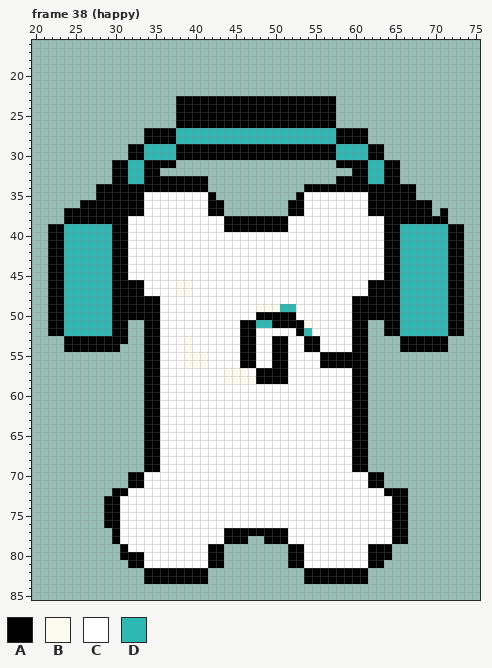
Two versions of one pixel-art file, art/src/bonehead.aseprite. Above: the version before the commit.
96x96 pixels, 74 frames. Shown: frame 38 (happy): x 20..75, y 16..85. The commit also changed other frames, which this record leaves out.
Palette (. is transparent): A #000000  B #fcfcee  C #ffffff  D #2eb8b3
Pixels before, frame 38 (happy) (only the part around the change), first column x 35:
44 CCCCCCCCCCCCCCCCCCCCCCCCCCCCCA
45 CCCCCCCCCCCCCCCCCCCCCCCCCCCCCA
46 CCCBBCCCCCCCCCCCCCCCCCCCCCCAAA
47 CCCBBCCCCCCCCCCCCCCCCCCCCCCAAA
48 ACCCCCCCCCCCCCCCCCCCCCCCCAAAAA
49 ACCCCCCCCCCCCBBBDDCCCCCCCAAAAA
50 ACCCCCCCCCCCCAAAAACCCCCCCAAAAA
51 ACCCCCCCCCCAADDAAAABCCCCCAA..A
52 ACCCCCCCCCCAACCCCCADCCCCCAA..A
53 ACCCBCCCCCCAACCAACCAACCCCAA...
54 ACCCBCCCCCCAACCAACCAACCCCAA...
55 ACCCBBBCCCCAACCAACCCCAAAAAA...
56 ACCCBBBCCCCAACCAACCCCAAAAAA...
57 ACCCCCCCCBBBCAAAACCCCCCCCAA...
58 ACCCCCCCCBBBBAAAACCCCCCCCAA...
59 ACCCCCCCCCCCCCCCCCCCCCCCCAA...
60 ACCCCCCCCCCCCCCCCCCCCCCCCAA...
61 ACCCCCCCCCCCCCCCCCCCCCCCCAA...
New version:
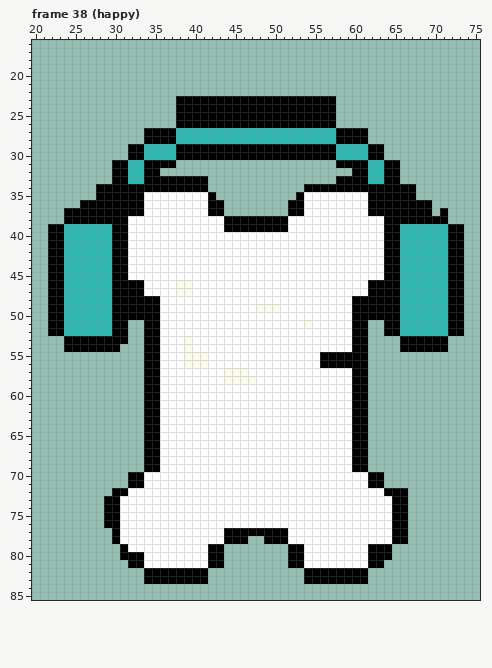
The exact change:
Changed rows in their new state; - is an unchanged pixel.
Frame 38 (happy):
first column x 46:
49 -----CC---
50 --CCCCC---
51 CCCCCCCC--
52 CC-----CC-
53 CC--CC--CC
54 CC--CC--CC
55 CC--CC----
56 CC--CC----
57 --CCCC----
58 --CCCC----
Changed places in both pictures, as pixel boxes (x1, y1, x2, y2):
changed: (240, 304, 320, 384)
